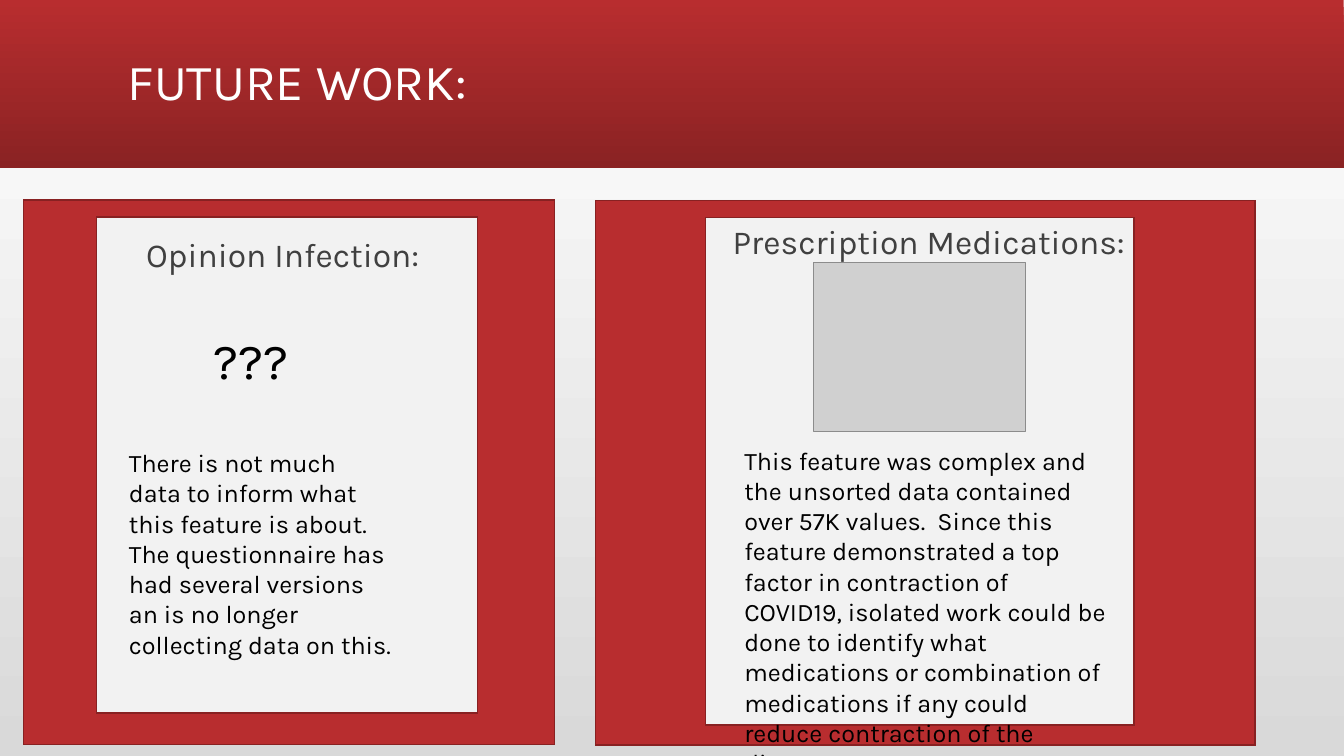
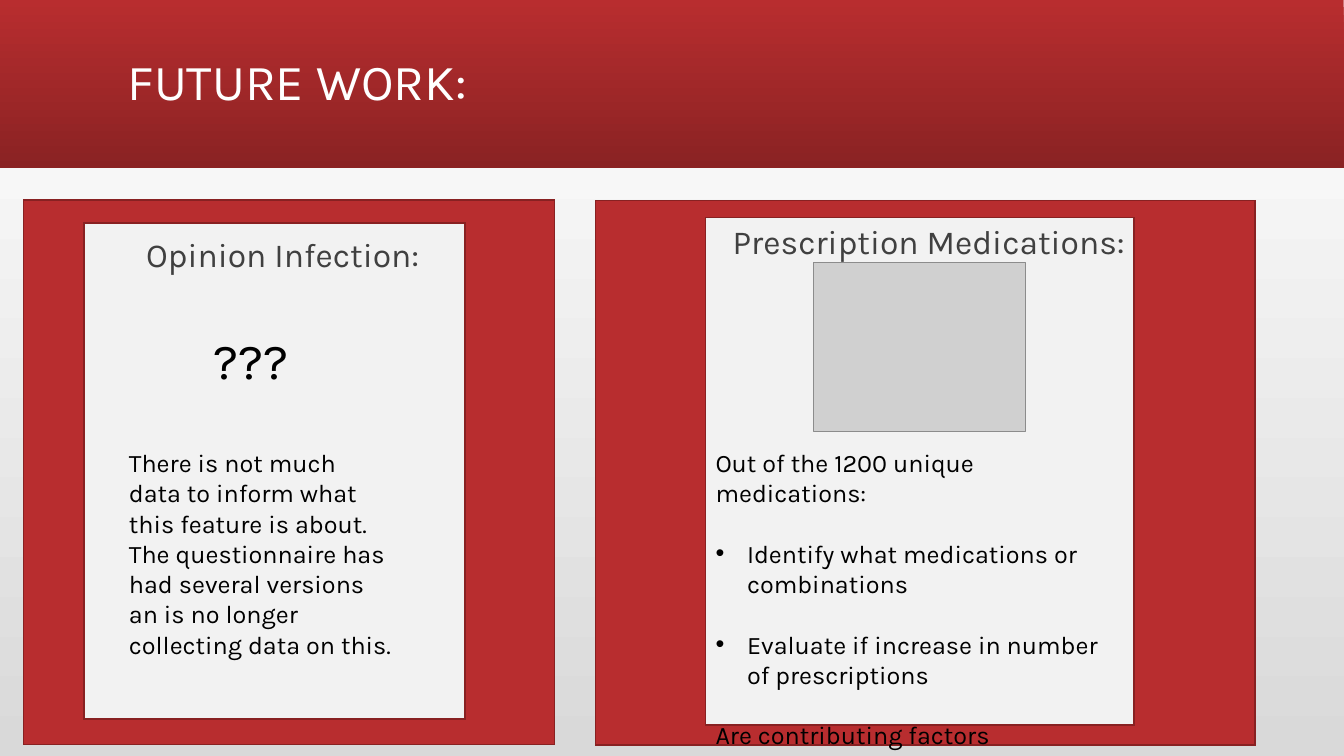
Before and after one commit to andiosika/Binomial-Classification-Ranom-Forest-hyper-imbalance, a slide deck: slide 11 of Covid19Preso.pptx (slide 10 before the commit). Drawn at 1344x756 pixels with LibreOffice and Linux fonts; fonts in the diff are those of the drawing; grey boxes stand for pictures. Boxes give left, top, right and bottom in pixels: in the first picture for what was removed or moved away, otherwise in the second. Text is boxed around its words. In the diff, an @@ line names an element or a change of style, - is before the commit and + after.

```diff
--- a/Covid19Preso.pptx
+++ b/Covid19Preso.pptx
@@ rectangle: place and size @@
-rectangle at bbox=[97, 217, 478, 713]
+rectangle at bbox=[84, 223, 465, 719]
@@ text at bbox=[716, 454, 1098, 751]: text changed @@
-This feature was complex and the unsorted data contained over 57K values. Since this feature demonstrated a top factor in contraction of COVID19, isolated work could be done to identify what medications or combination of medications if any could reduce contraction of the disease.
+Out of the 1200 unique medications:
+• Identify what medications or combinations
+• Evaluate if increase in number of prescriptions
+Are contributing factors
```
Also in this commit, not shown: 1 slide added, 4 other files.
